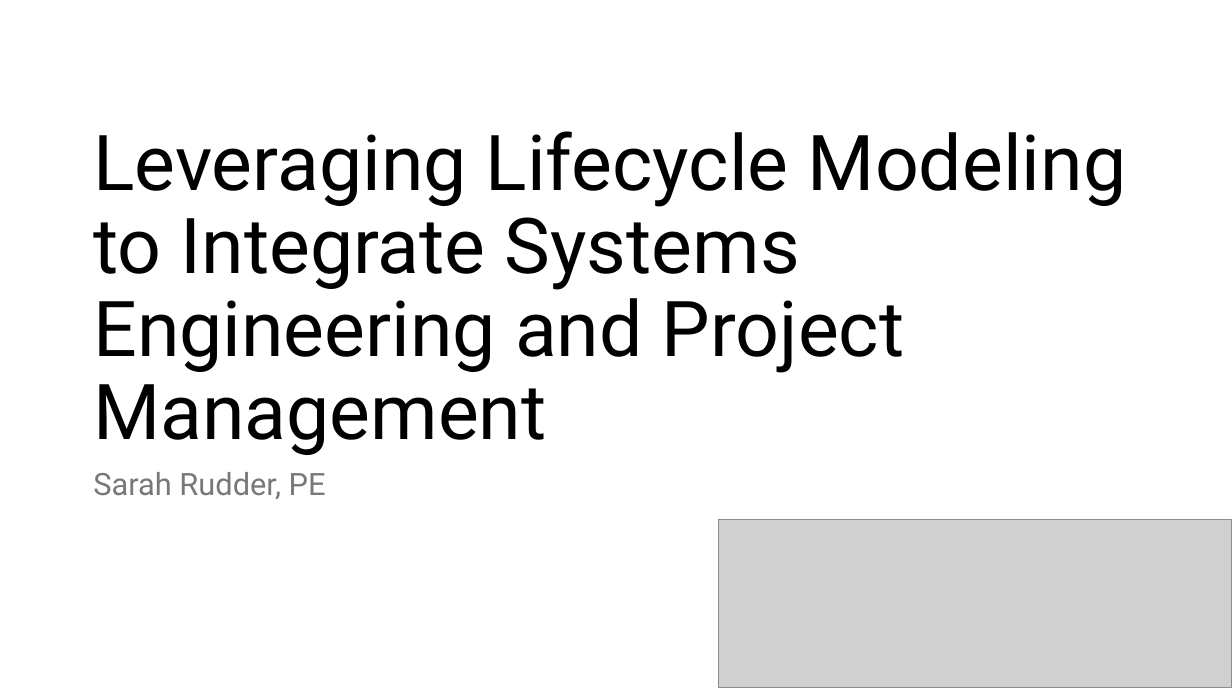
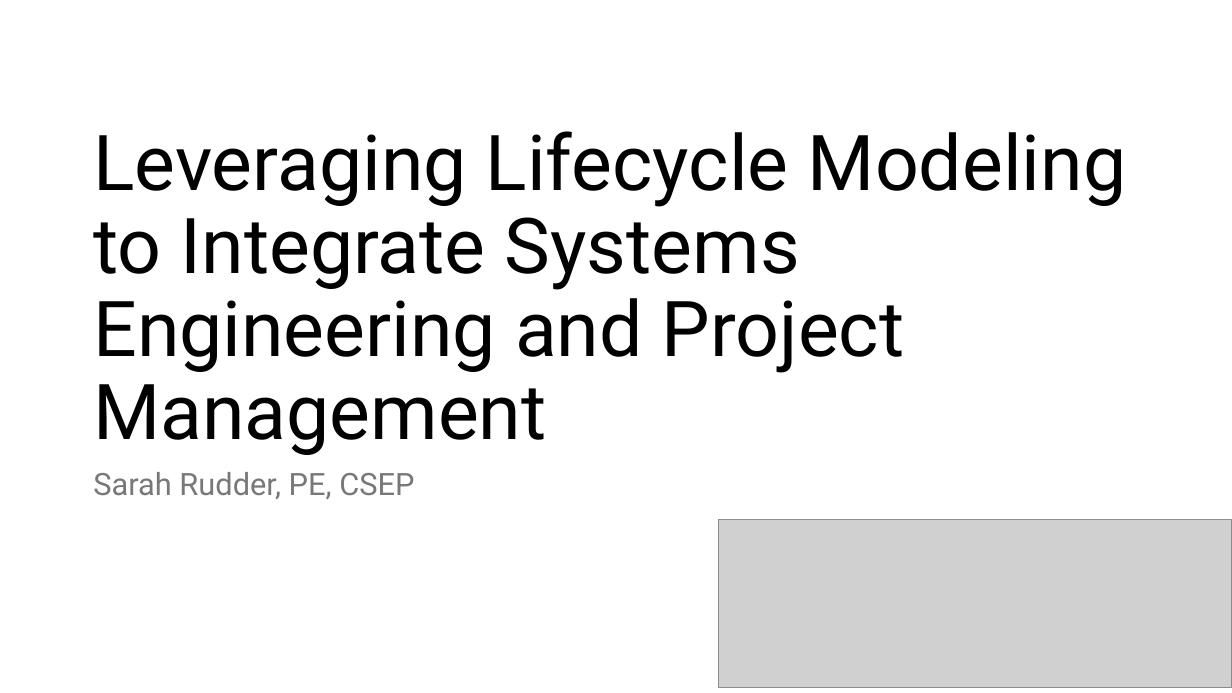
Before and after one commit to srudder16/Lifecycle_Modeling, a slide deck: slide 1 of 2025_WSRC/2026 WSRC Tutorial.pptx. Drawn at 1232x693 pixels with LibreOffice and Linux fonts; fonts in the diff are those of the drawing; grey boxes stand for pictures. Boxes give left, top, right and bottom in pixels: in the first picture for what was removed or moved away, otherwise in the second. Text is boxed around its words. In the diff, an @@ line names an element or a change of style, - is before the commit and + after.

```diff
--- a/2025_WSRC/2026 WSRC Tutorial.pptx
+++ b/2025_WSRC/2026 WSRC Tutorial.pptx
@@ text at (93,472,414,499): text changed @@
-Sarah Rudder, PE
+Sarah Rudder, PE, CSEP
```
Also in this commit, not shown: 3 other slides changed, 6 slides added, 4 slides removed, 1 other file.
